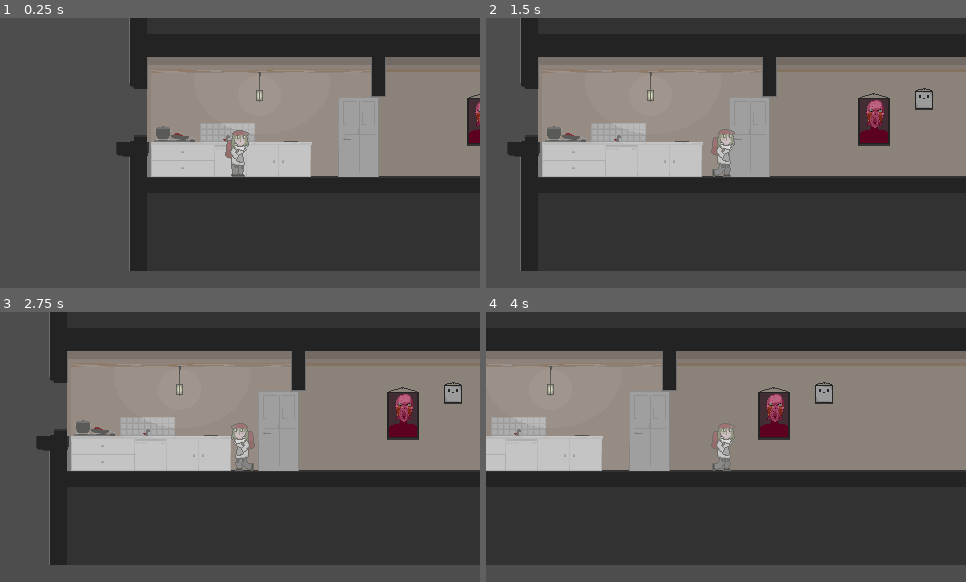
Above: before the commit, frames 1-4 (two rows, left to right).
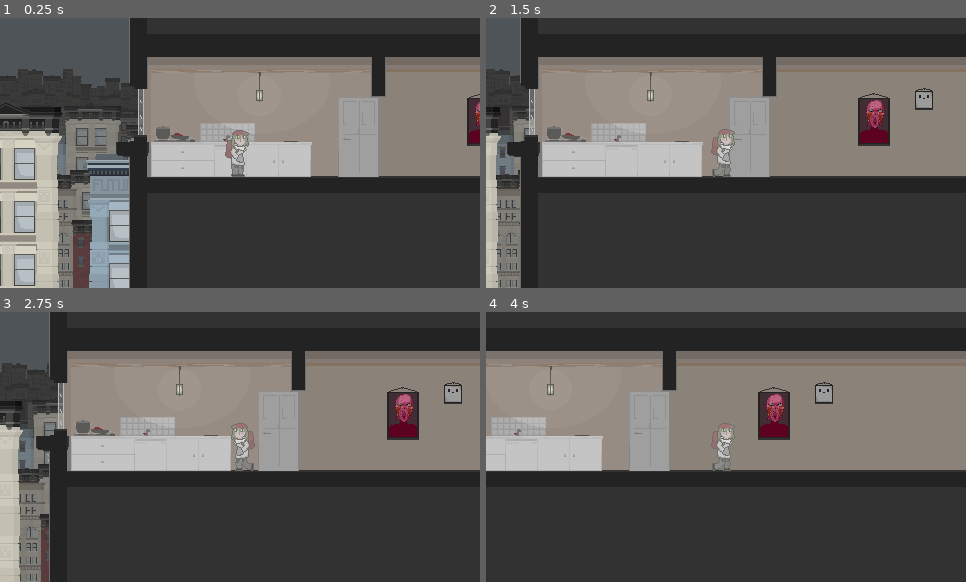
Above: after the commit, the same moments.

Repository: MaviTurnusol/Feline-Hunt-1999
Game: Godot game, scene res://apartment_scene_main.tscn
Two runs of this game, one before a commit and one after it. Both use one fixed random seed, a clock stepped at 60 frames per second and the inputs below. The project has no main scene, so this scene is started directly.
Inputs:
- Up to frame 1 (0.25 s): no input
- Up to frame 2 (1.5 s): hold Right (ui_right) from 0.53 s (still down)
- Up to frame 3 (2.75 s): release Right (ui_right) at 2.03 s; hold Left (ui_left) from 2.03 s (still down)
- Up to frame 4 (4 s): release Left (ui_left) at 2.78 s; hold Right (ui_right) from 2.78 s (still down)

The runs differ from the first frame. In frame 1, 21% of the frame differs, in the area x 0-100%, y 18-100%; in frame 2, 11%; in frame 3, 12%; in frame 4, 6.3%.

Commit message:
parallax layers added

Diff:
--- a/apartment_scene_main.tscn
+++ b/apartment_scene_main.tscn
@@ -1,7 +1,12 @@
-[gd_scene load_steps=7 format=3 uid="uid://t41eq0yiueh3"]
+[gd_scene load_steps=12 format=3 uid="uid://t41eq0yiueh3"]
 
-[ext_resource type="Texture2D" uid="uid://do21dbsnjnrup" path="res://Sprites/kitchenFloor.png" id="1_slmnh"]
+[ext_resource type="Texture2D" uid="uid://b5k2qgih6jt08" path="res://Sprites/parallaxLayer2.png" id="1_6mbmp"]
+[ext_resource type="Texture2D" uid="uid://cavckkhgktaq5" path="res://Sprites/backOfTheGround.png" id="1_7x8kw"]
+[ext_resource type="Texture2D" uid="uid://idaf2csai4ga" path="res://Sprites/parallaxLayer1.png" id="1_47ydw"]
+[ext_resource type="Texture2D" uid="uid://svrpyou7yb0n" path="res://Sprites/parallaxLayer4.png" id="1_oaeva"]
+[ext_resource type="Texture2D" uid="uid://cumefru27caqe" path="res://Sprites/parallaxLayer3.png" id="1_tpd6x"]
 [ext_resource type="PackedScene" uid="uid://dvls4jsm2r1jn" path="res://character_non_action.tscn" id="2_n8285"]
+[ext_resource type="Texture2D" uid="uid://b1il2iksblyoj" path="res://Sprites/kitchen.png" id="3_7gf22"]
 
 [sub_resource type="RectangleShape2D" id="RectangleShape2D_s322w"]
 size = Vector2(682, 94)
@@ -18,8 +23,57 @@
 [node name="ApartmentSceneMain" type="Node2D"]
 texture_filter = 1
 
+[node name="Parallaxex" type="Node2D" parent="."]
+texture_filter = 1
+
+[node name="Parallax5" type="Parallax2D" parent="Parallaxex"]
+scroll_scale = Vector2(0.1, 1)
+autoscroll = Vector2(480, 0)
+repeat_times = 6
+
+[node name="Sprite2D" type="Sprite2D" parent="Parallaxex/Parallax5"]
+texture = ExtResource("1_7x8kw")
+
+[node name="Parallax4" type="Parallax2D" parent="Parallaxex"]
+scroll_scale = Vector2(0.2, 1)
+repeat_size = Vector2(480, 0)
+repeat_times = 6
+
+[node name="Sprite2D" type="Sprite2D" parent="Parallaxex/Parallax4"]
+position = Vector2(-198, 94)
+texture = ExtResource("1_oaeva")
+
+[node name="Parallax3" type="Parallax2D" parent="Parallaxex"]
+scroll_scale = Vector2(0.3, 1)
+repeat_size = Vector2(480, 0)
+repeat_times = 6
+
+[node name="Sprite2D" type="Sprite2D" parent="Parallaxex/Parallax3"]
+position = Vector2(-198, 94)
+texture = ExtResource("1_tpd6x")
+
+[node name="Parallax2" type="Parallax2D" parent="Parallaxex"]
+scroll_scale = Vector2(0.4, 1)
+repeat_size = Vector2(480, 0)
+repeat_times = 6
+
+[node name="Sprite2D" type="Sprite2D" parent="Parallaxex/Parallax2"]
+position = Vector2(-198, 94)
+texture = ExtResource("1_6mbmp")
+
+[node name="Parallax1" type="Parallax2D" parent="Parallaxex"]
+texture_filter = 1
+scroll_scale = Vector2(0.5, 1)
+repeat_size = Vector2(480, 0)
+repeat_times = 6
+
+[node name="Sprite2D" type="Sprite2D" parent="Parallaxex/Parallax1"]
+position = Vector2(-198, 94)
+texture = ExtResource("1_47ydw")
+
 [node name="Sprite2D" type="Sprite2D" parent="."]
-texture = ExtResource("1_slmnh")
+position = Vector2(0, -30)
+texture = ExtResource("3_7gf22")
 
 [node name="StaticBody2D" type="StaticBody2D" parent="."]
 
Binary file added: Sprites/backOfTheGround.png
Not shown, added: Sprites/backOfTheGround.png.import
Binary file added: Sprites/kitchen.png
Not shown, added: Sprites/kitchen.png.import
Binary file added: Sprites/parallaxLayer1.png
Not shown, added: Sprites/parallaxLayer1.png.import
Binary file added: Sprites/parallaxLayer2.png
Not shown, added: Sprites/parallaxLayer2.png.import
Binary file added: Sprites/parallaxLayer3.png
Not shown, added: Sprites/parallaxLayer3.png.import
Binary file added: Sprites/parallaxLayer4.png
Not shown, added: Sprites/parallaxLayer4.png.import
